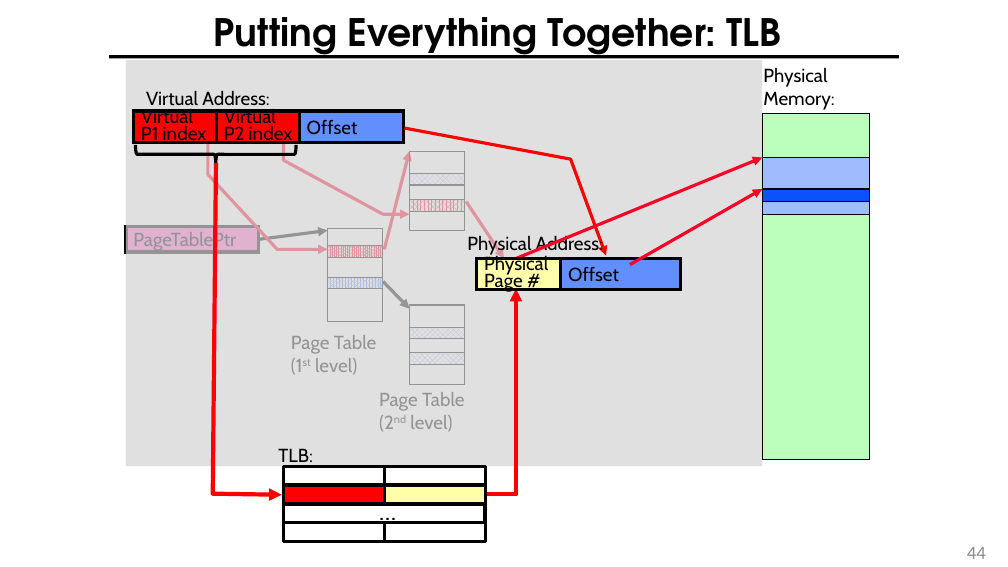
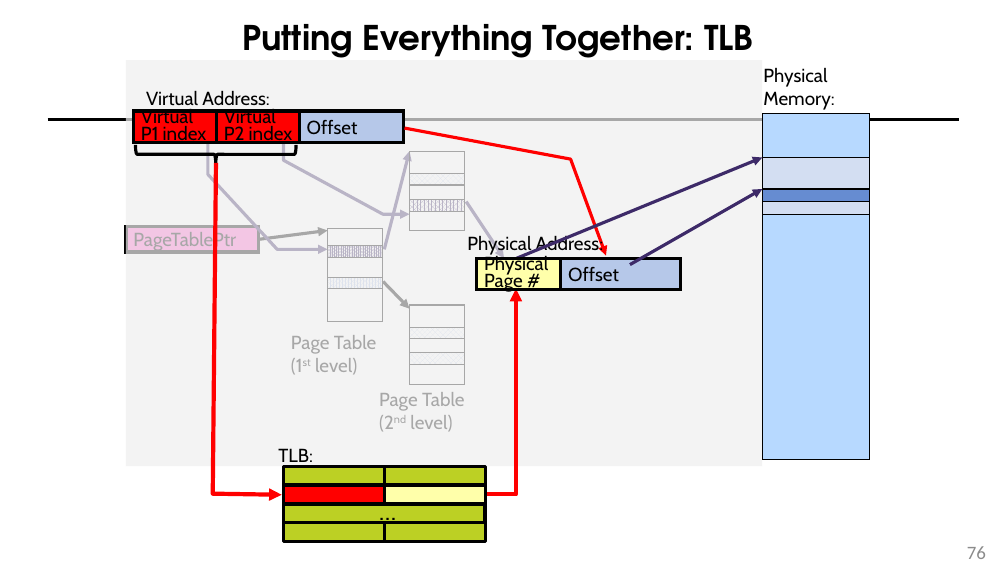
Before and after one commit to guhofstra/CSC256Fa25, a slide deck: slide 76 of PPTs/L7-Virtual Memory.pptx (slide 44 before the commit). Drawn at 1008x567 pixels with LibreOffice and Linux fonts; fonts in the diff are those of the drawing. Boxes give left, top, right and bottom in pixels: in the first picture for what was removed or moved away, otherwise in the second. Text is boxed around its words. In the diff, an @@ line names an element or a change of style, - is before the commit and + after.

```diff
--- a/PPTs/L7-Virtual Memory.pptx
+++ b/PPTs/L7-Virtual Memory.pptx
@@ title "Putting Everything Together: TLB" at [242,24,753,58]: size 36 to 32.4 pt; line spacing 0.9 to 1; vertical alignment middle to top @@
@@ rectangle at [126,60,763,467]: fill #D3D3D3 at 70% opacity to #EFEFEF at 70% opacity @@
@@ rectangle "Offset" at [299,111,404,142]: fill #618FFD to #B6C8E9 @@
@@ rectangle at [762,113,870,460]: fill #BCFFBC to #B7D9FF @@
@@ line moved from (109, 57) - (899, 57) to (48, 120) - (960, 120) @@
@@ freeform shape at [208,142,327,250]: outline #FC0128 3 pt to #3D2A68 3 pt @@
@@ freeform shape at [284,142,410,214]: outline #FC0128 3 pt to #3D2A68 3 pt @@
@@ arrow (384, 250) - (410, 151): stroke #FC0128 3 pt to #3D2A68 3 pt @@
@@ arrow (516, 259) - (762, 157): stroke #FC0128 3 pt to #3D2A68 3 pt @@
@@ rectangle at [762,157,870,214]: fill #A0BCFE to #D3DEF2 @@
@@ rectangle at [410,200,465,212]: fill pattern #FC0128 on #FFFFFF to pattern #3D2A68 on #FFFFFF @@
@@ arrow (467, 202) - (504, 259): stroke #FC0128 3 pt to #3D2A68 3 pt @@
@@ arrow (630, 265) - (762, 189): stroke #FC0128 3 pt to #3D2A68 3 pt @@
@@ rectangle at [762,189,870,202]: fill #0B52FC to #668CD1 @@
@@ rectangle at [327,246,383,258]: fill pattern #FC0128 on #FFFFFF to pattern #3D2A68 on #FFFFFF @@
@@ rectangle "Offset" at [561,259,681,290]: fill #618FFD to #B6C8E9 @@
@@ fill pattern #618FFD on #FFFFFF to pattern #B6C8E9 on #FFFFFF in 4 elements at [410,327,465,339], [410,353,465,364], [410,173,465,185], [327,278,383,290] @@
@@ fill #FFFFFF to #BCD024 in 5 elements at [284,504,485,523], [284,467,384,485], [284,523,384,542], [384,467,485,485], [384,523,485,542] @@
@@ page number at [967,546,986,559]: text changed @@
-44
+76
```
Also in this commit, not shown: 27 other slides changed, 6 slides added, 3 slides removed, 35 other files.
